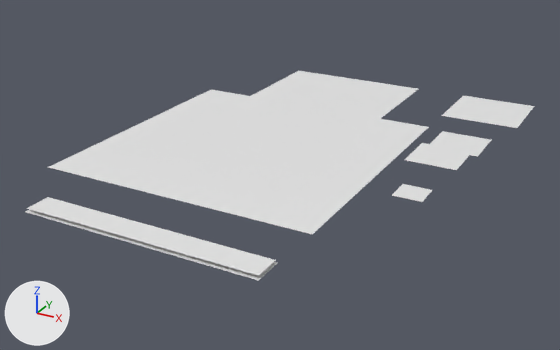
The FBX model Assets/VRCBilliardsCE/Models/desktop_parts.fbx, before and after one commit.
One viewpoint serves both versions: a 50 mm camera at (4.71, -4.48, 2.06) aimed at (2.24, 0.01, -0.18). Every picture has the same lights, and +X, +Y and +Z are marked at lower left. Where no turn or scale is listed for an object, it has been applied to the vertices.

Names of what the first picture shows: 'Button E', 'Desktop Ball', 'Desktop Cursor', 'Desktop Hit', 'Desktop Hit Lwr', 'Desktop Strength Base', 'Desktop Strength Overlay'.
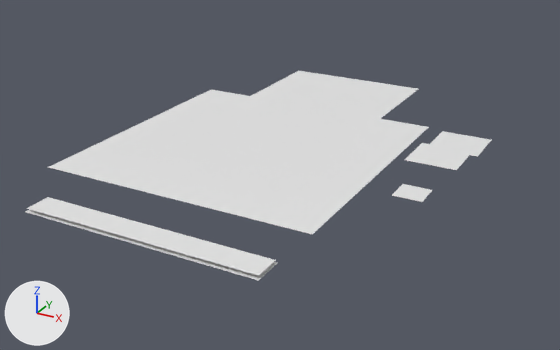
Changed parts and their boxes [x1, y1, x2, y2] in the pictures (560 x 350 px):
'Button E', deleted
    before: [442, 96, 534, 128]

Patch to the scene script:
```diff
--- a/Assets/VRCBilliardsCE/Models/desktop_parts.fbx.py
+++ b/Assets/VRCBilliardsCE/Models/desktop_parts.fbx.py
@@ ob_button_e @@
-ob_button_e = bpy.data.objects.new('Button E', me_plane_013)
-ob_button_e.location = (3.0, 1.9, 0.0)
```
